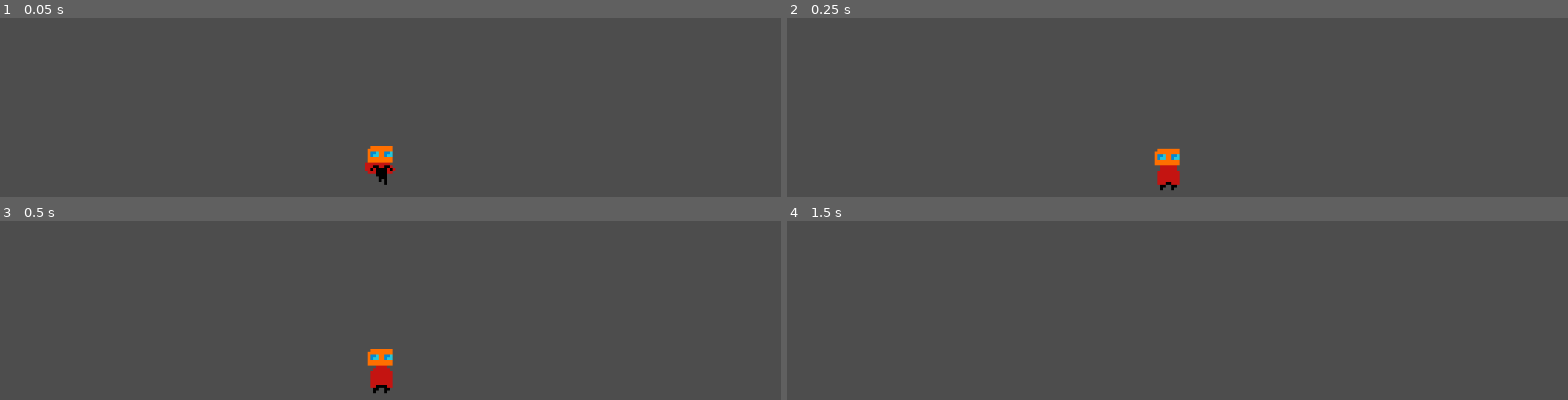
Above: before the commit, frames 1-4 (two rows, left to right).
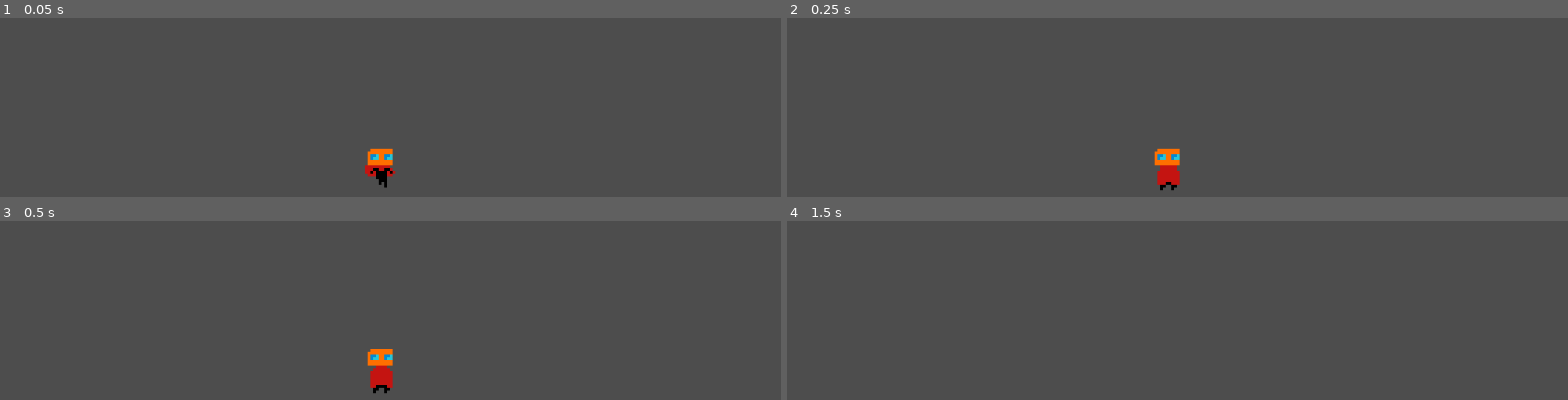
Above: after the commit, the same moments.

Repository: mendsergon/Kill-The-Food-Pyramid
Game: Godot game, scene res://Assets/Scenes/game.tscn
Two runs of this game, one before a commit and one after it. Both use one fixed random seed, a clock stepped at 60 frames per second and the inputs below.
Inputs:
- Up to frame 1 (0.05 s): no input
- Up to frame 2 (0.25 s): no input
- Up to frame 3 (0.5 s): no input
- Up to frame 4 (1.5 s): tap Enter at 0.5 s; hold D (move_right) from 0.53 s (still down); tap Shift (dash) at 0.6 s; tap Space (jump) at 0.77, 1.07, 1.25 s; tap E (melee, bound only after the commit) at 0.8, 1.35 s

The runs differ from the first frame. In frame 1, 0.4% of the frame differs, in the area x 46-51%, y 71-95%; in frame 2, nothing differs; in frame 3, nothing differs; in frame 4, nothing differs.

Commit message:
Implemmented simple attack logic

Diff:
--- a/Assets/Scenes/player.tscn
+++ b/Assets/Scenes/player.tscn
@@ -251,7 +251,7 @@
 }],
 "loop": true,
 "name": &"Swing_1",
-"speed": 10.0
+"speed": 20.0
 }, {
 "frames": [{
 "duration": 1.0,
@@ -274,7 +274,7 @@
 }],
 "loop": true,
 "name": &"Swing_2",
-"speed": 10.0
+"speed": 20.0
 }]
 
 [sub_resource type="CircleShape2D" id="CircleShape2D_c3tg1"]
@@ -286,8 +286,9 @@
 [node name="AnimatedSprite2D" type="AnimatedSprite2D" parent="."]
 position = Vector2(0, -8)
 sprite_frames = SubResource("SpriteFrames_w3t24")
-animation = &"Dash"
+animation = &"Swing_1"
 autoplay = "Idle"
+frame_progress = 0.583483
 
 [node name="CollisionShape2D" type="CollisionShape2D" parent="."]
 position = Vector2(0, -7)
--- a/Assets/Scripts/player.gd
+++ b/Assets/Scripts/player.gd
@@ -1,45 +1,60 @@
 extends CharacterBody2D
 
-# Defining constants for speeds, durations, and cooldowns
+# Defining constants
 const SPEED = 150.0
 const JUMP_VELOCITY = -300.0
 const DASH_SPEED = 800.0
 const DASH_DURATION = 0.25
 const DASH_COOLDOWN = 0.5
+const ATTACK_DURATION = 0.2  # 4 frames at 20 FPS
+
+# Get gravity from project settings
+var gravity = ProjectSettings.get_setting("physics/2d/default_gravity")
 
 @onready var animated_sprite_2d: AnimatedSprite2D = $AnimatedSprite2D
 
-var is_dashing: bool = false
-var dash_timer: float = 0.0
-var dash_cooldown_timer: float = 0.0
-var can_dash: bool = true
-var ground_touched_since_dash: bool = true  # Flag for tracking if ground was touched after last dash
+# Movement variables
+var is_dashing := false
+var dash_timer := 0.0
+var dash_cooldown_timer := 0.0
+var can_dash := true
+var ground_touched_since_dash := true
+var jump_after_dash := false
 
-var input_direction: float = 0.0
-var move_direction: float = 1.0  # Default facing right
+# Input variables
+var input_direction := 0.0
+var move_direction := 1.0  # Default facing right
 
-var jump_after_dash: bool = false  # Flag for jumping right after dash ends
+# Combat variables
+var is_attacking := false
+var attack_timer := 0.0
 
 func _physics_process(delta: float) -> void:
-	# Read horizontal input and update facing direction only if not dashing
+	# Update attack timer
+	if is_attacking:
+		attack_timer -= delta
+		if attack_timer <= 0.0:
+			is_attacking = false
+			animated_sprite_2d.play("Idle")
+
+	# Get input direction (only if not attacking or dashing)
 	input_direction = Input.get_axis("move_left", "move_right")
-	if not is_dashing and input_direction != 0.0:
+	if not is_dashing and not is_attacking and input_direction != 0.0:
 		move_direction = sign(input_direction)
 
 	# If player presses jump during dash on ground, set flag
 	if is_dashing and Input.is_action_just_pressed("jump") and is_on_floor():
 		jump_after_dash = true
 
-	# Dash input: start dash only if can_dash is true
-	if Input.is_action_just_pressed("dash") and can_dash:
-		is_dashing = true
-		dash_timer = DASH_DURATION
-		can_dash = false
-		ground_touched_since_dash = false  # Reset ground touch tracking on dash start
-		velocity.y = 0.0  # Cancel vertical velocity on dash start
-		jump_after_dash = false  # Reset jump flag when new dash starts
+	# Handle dash input
+	if Input.is_action_just_pressed("dash") and can_dash and not is_attacking:
+		start_dash()
 
-	# Dash logic: override movement and handle dash timer
+	# Handle attack input
+	if Input.is_action_just_pressed("melee") and is_on_floor() and not is_dashing and not is_attacking:
+		start_attack()
+
+	# Dash logic (EXACTLY as you had it)
 	if is_dashing:
 		velocity.x = move_direction * DASH_SPEED
 		velocity.y = 0.0  # Lock vertical movement during dash
@@ -55,42 +70,63 @@
 	else:
 		# Apply gravity if not on floor
 		if not is_on_floor():
-			velocity += get_gravity() * delta
+			velocity.y += gravity * delta
 
-		# Jumping logic
-		if Input.is_action_just_pressed("jump") and is_on_floor():
+		# Jumping logic (only if not attacking)
+		if Input.is_action_just_pressed("jump") and is_on_floor() and not is_attacking:
 			velocity.y = JUMP_VELOCITY
 
-		# Normal horizontal movement: no sliding on release
-		if input_direction != 0.0:
-			velocity.x = input_direction * SPEED
-		else:
-			velocity.x = 0.0  # Stop immediately when no input
+		# Normal horizontal movement (no sliding on release)
+		if not is_attacking:
+			if input_direction != 0.0:
+				velocity.x = input_direction * SPEED
+			else:
+				velocity.x = 0.0  # Stop immediately when no input
 
-	# Move the character according to velocity
+	# Move the character
 	move_and_slide()
 
-	# Track if the player has touched ground since the last dash ended
+	# Update ground touch tracking
 	if is_on_floor():
 		ground_touched_since_dash = true
 
-	# Only decrease cooldown timer if player touched ground after last dash
+	# Handle dash cooldown
+	update_dash_cooldown(delta)
+
+	# Update animations
+	update_animations()
+
+	# Flip sprite according to facing direction
+	animated_sprite_2d.flip_h = move_direction < 0
+
+func start_dash():
+	is_dashing = true
+	dash_timer = DASH_DURATION
+	can_dash = false
+	ground_touched_since_dash = false
+	velocity.y = 0.0  # Cancel vertical velocity on dash start
+	jump_after_dash = false  # Reset jump flag when new dash starts
+
+func start_attack():
+	is_attacking = true
+	attack_timer = ATTACK_DURATION
+	animated_sprite_2d.play("Swing_1")
+	velocity.x = 0  # Stop horizontal movement during attack
+
+func update_dash_cooldown(delta: float):
 	if dash_cooldown_timer > 0.0 and ground_touched_since_dash:
 		dash_cooldown_timer = max(dash_cooldown_timer - delta, 0.0)
 		if dash_cooldown_timer == 0.0:
 			can_dash = true
 
-	# Handle animations based on state
-	if is_dashing:
+func update_animations():
+	if is_attacking:
+		return  # Let the attack animation play through
+	elif is_dashing:
 		animated_sprite_2d.play("Dash")
+	elif not is_on_floor():
+		animated_sprite_2d.play("Jump")
+	elif input_direction != 0.0:
+		animated_sprite_2d.play("Run")
 	else:
-		if is_on_floor():
-			if input_direction == 0.0:
-				animated_sprite_2d.play("Idle")
-			else:
-				animated_sprite_2d.play("Run")
-		else:
-			animated_sprite_2d.play("Jump")
-
-	# Flip sprite according to facing direction
-	animated_sprite_2d.flip_h = move_direction < 0
+		animated_sprite_2d.play("Idle")
--- a/project.godot
+++ b/project.godot
@@ -39,10 +39,9 @@
 "events": [Object(InputEventKey,"resource_local_to_scene":false,"resource_name":"","device":-1,"window_id":0,"alt_press …(195 unchanged characters)…
 ]
 }
-attack={
+melee={
 "deadzone": 0.2,
-"events": [Object(InputEventMouseButton,"resource_local_to_scene":false,"resource_name":"","device":-1,"window_id":0,"alt_pressed":false,"shift_pressed":false,"ctrl_pressed":false,"meta_pressed":false,"button_mask":0,"position":Vector2(0, 0),"global_position":Vector2(0, 0),"factor":1.0,"button_index":1,"canceled":false,"pressed":false,"double_click":false,"script":null)
-, Object(InputEventKey,"resource_local_to_scene":false,"resource_name":"","device":-1,"window_id":0,"alt_pressed":false,"shift_pressed":false,"ctrl_pressed":false,"meta_pressed":false,"pressed":false,"keycode":0,"physical_keycode":69,"key_label":0,"unicode":101,"location":0,"echo":false,"script":null)
+"events": [Object(InputEventKey,"resource_local_to_scene":false,"resource_name":"","device":-1,"window_id":0,"alt_pressed":false,"shift_pressed":false,"ctrl_pressed":false,"meta_pressed":false,"pressed":false,"keycode":0,"physical_keycode":69,"key_label":0,"unicode":101,"location":0,"echo":false,"script":null)
 ]
 }
 
